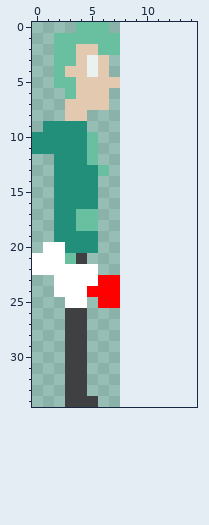
Two states of a pixel-art sprite, Project-Personality.gmx/sprites/images/spr_h_fidle_0.png. That is the earlier state.
The file is 8x35 pixels. The old version is drawn lined up with the new one, on the new canvas.
The same view after the edit:
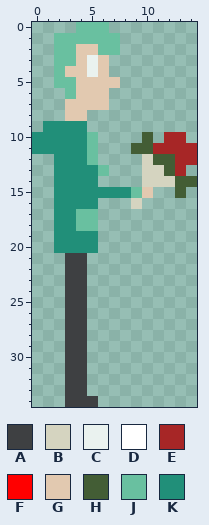
Palette (. is transparent): A #3e4042  B #d5d4c0  C #eaf2ef  D #ffffff  E #a72626  F #ff0000  G #e2c9b0  H #435d35  J #69c0a0  K #218f79
The edit:
canvas 8x35 -> 15x35
@@ x 0..14 @@
  9 .KKKK..........
-10 KKKKKJ.........
-11 KKKKKJ.........
-12 ..KKKJ.........
-13 ..KKKKJ........
-14 ..KKKK.........
-15 ..KKKK.........
-16 ..KKKK.........
+10 KKKKKJ....H.EE.
+11 KKKKKJ...HHEEEE
+12 ..KKKJ....BHHEE
+13 ..KKKKJ...BBHE.
+14 ..KKKK....BBBHH
+15 ..KKKKKKKJG..H.
+16 ..KKKK...B.....
 17 ..KKJJ.........
@@ x 0..9 @@
 19 ..KKKK....
-20 .DDKKK....
-21 DDDJA.....
-22 DDDDDD....
-23 ..DDDDFF..
-24 ..DDDFFF..
-25 ...DD.FF..
+20 ..KKKK....
+21 ...AA.....
+22 ...AA.....
+23 ...AA.....
+24 ...AA.....
+25 ...AA.....
 26 ...AA.....
Where, in picture pixels (left, top, right, bottom), the same in both pictures:
added: (98, 132, 197, 209)
changed: (32, 242, 120, 308)
